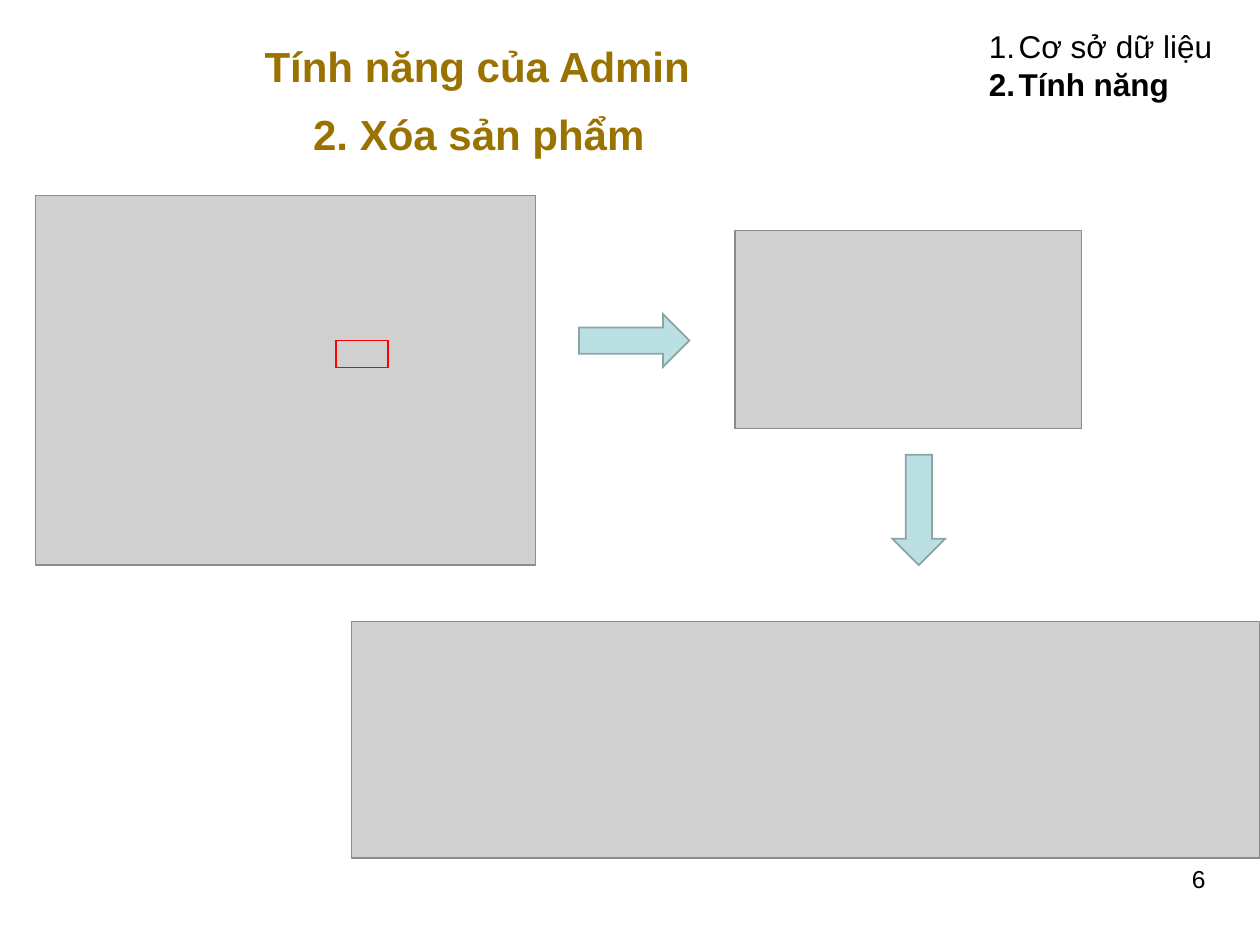
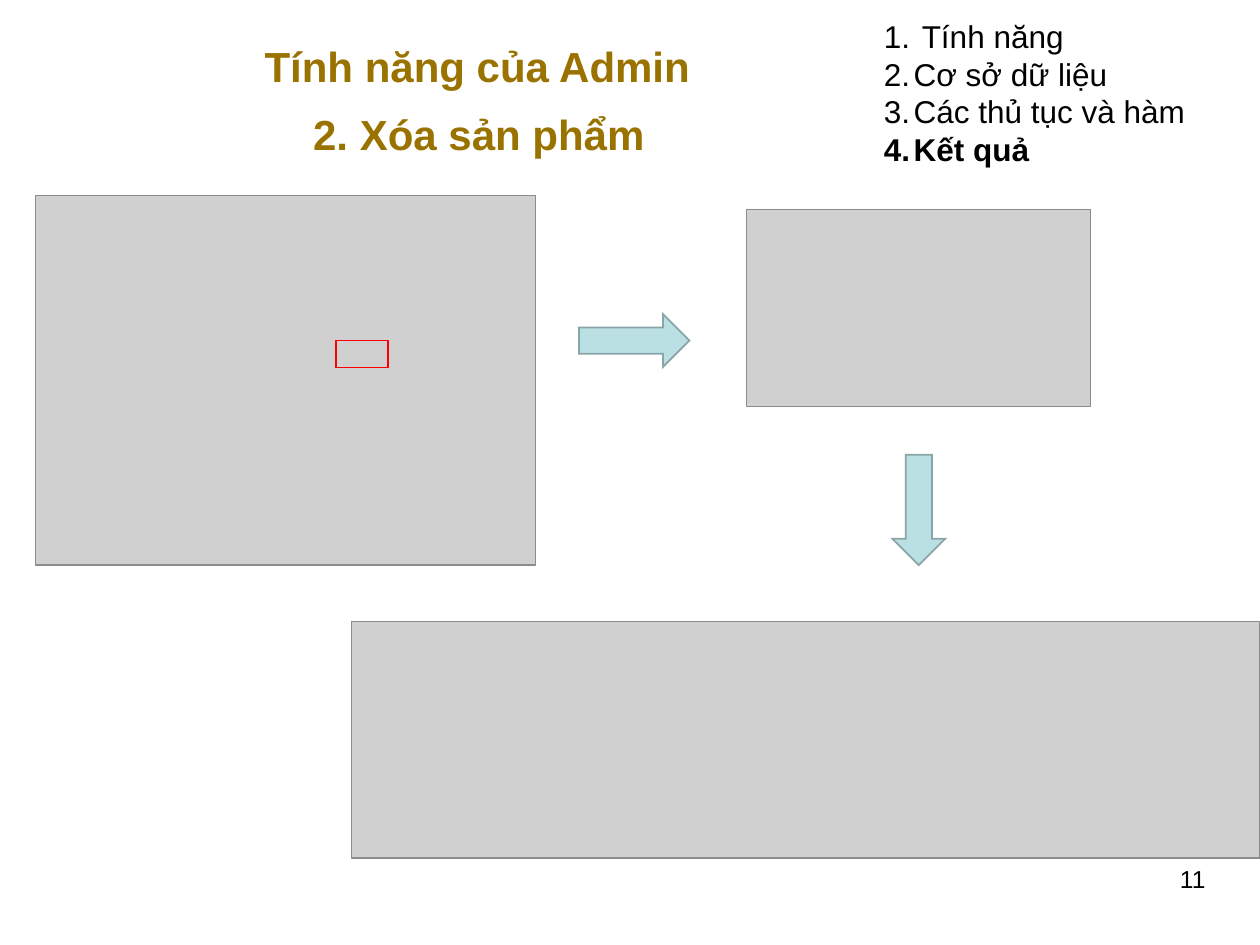
Before and after one commit to secretdeveloperisme/carshopping, a slide deck: slide 11 of introduction/do an.pptx (slide 6 before the commit). Drawn at 1260x945 pixels with LibreOffice and Linux fonts; fonts in the diff are those of the drawing; grey boxes stand for pictures; background and template pictures are left out. Boxes give left, top, right and bottom in pixels: in the first picture for what was removed or moved away, otherwise in the second. Text is boxed around its words. In the diff, an @@ line names an element or a change of style, - is before the commit and + after.

```diff
--- a/introduction/do an.pptx
+++ b/introduction/do an.pptx
@@ text "Tính năng": place and size @@
-text "Tính năng" at <box>1019,34,1212,102</box>
+text "Tính năng" at <box>914,24,1185,167</box>
@@ text at <box>922,24,1064,54</box>: paragraph added @@
+1. Tính năng
@@ text at <box>914,99,1185,167</box>: text changed; bold off @@
-2. Tính năng
+3. Các thủ tục và hàm
+4. Kết quả
@@ picture: place and size @@
-picture at <box>735,231,1081,428</box>
+picture at <box>747,209,1091,406</box>
@@ page number at <box>1180,871,1205,888</box>: text changed @@
-6
+11
```
Also in this commit, not shown: 11 other slides changed, 10 slides added, 16 other files.
